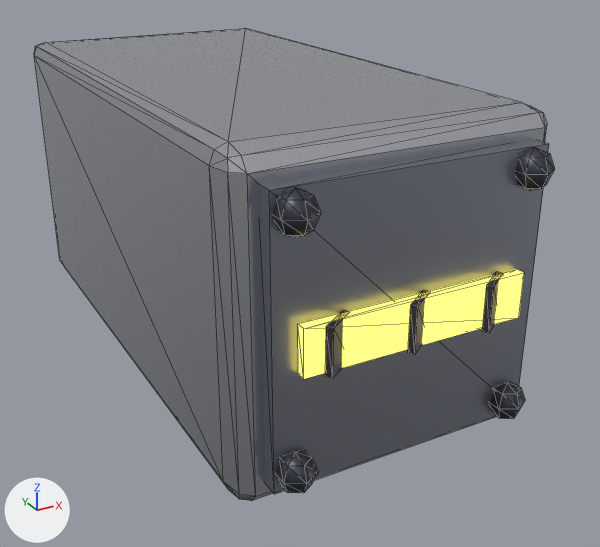
Two versions of the glTF model assets/models/tile_steel.glb, one commit apart.
One viewpoint serves both versions: a 50 mm lens placed at (-1.22, -2.64, 1.0), pointed at (0.11, -0.23, -0.21). Arrows for +X, +Y and +Z are at lower left; the lights stay in place. The picture after the commit comes second. Mesh edges are drawn as thin lines. Vertices at exactly the same position are counted once.

Objects in the first picture: 'body'.
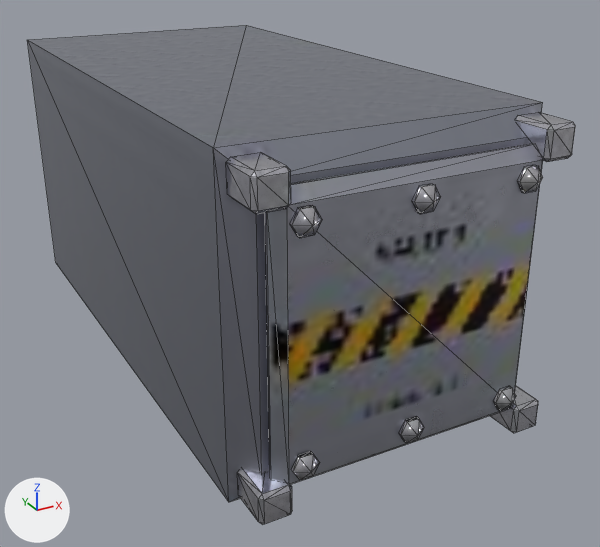
Boxes (x1, y1, x2, y2) around the edits, measured in the pictures (600 x 547 px):
'body', reshaped, rescaled
    before: (34, 28, 555, 501)
    after: (27, 25, 575, 524)
part 1 of me_cube, rebuilt
    before: (34, 28, 547, 501)
    after: (27, 25, 543, 502)
part 2 of me_cube, deleted
    before: (259, 139, 555, 494)
part 3 of me_cube, added
    after: (226, 112, 575, 524)

The edits, one by one:
Picture 'tile_steel_albedo' (img_tile_steel_albedo) is new.
Picture 'tile_steel_normal' (img_tile_steel_normal) is new.
Picture 'tile_steel_orm' (img_tile_steel_orm) is new.
Material 'tile_steel_baked' (mat_tile_steel_baked) is new.
Uses the picture img_tile_steel_albedo.
Uses the picture img_tile_steel_normal.
Uses the picture img_tile_steel_orm.
me_cube is used by ob_body; location (0.0, 0.0, 0.0); scale (1.0, 2.0, 1.0).
me_cube had 176 vertices, 312 faces and spanned x -0.5..0.5, y -0.56..0.5, z -0.5..0.5.
me_cube no longer uses material mat_m00 (light grey #ced1da).
me_cube no longer uses material mat_m01 (grey #999eaa).
me_cube no longer uses material mat_m02 (dark grey #4b4d57).
me_cube no longer uses material mat_m03 (yellow #aa953f, glowing yellow #ffed6c).
me_cube no longer uses material mat_m04 (black #27242f).
me_cube now has 210 vertices, 346 faces and spans x -0.5..0.5, y -1.107..1.0, z -0.5..0.5.
me_cube part 1: the loose piece of 56 vertices spanning x -0.5..0.5, y -0.5..0.5, z -0.5..0.5 is rebuilt with 12 vertices and now spans x -0.5..0.5, y -1.0..1.0, z -0.5..0.5, in mat_tile_steel_baked.
me_cube part 2: 9 loose pieces with 120 vertices, spanning x -0.42..0.42, y -0.56..-0.495, z -0.42..0.42, are deleted.
Part 3, on me_cube:
84 vertices are added at x -0.468..0.42, y -1.09..-0.94, z -0.48..0.48.
36 new vertices lie (0.0, 0.012, 0.0) away from vertices in x -0.38..0.38, y -1.082, z -0.375..0.375.
6 new vertices lie (-0.04, -0.025, 0.0) away from vertices in x -0.3..0.38, y -1.082, z -0.34..0.34.
32 new vertices lie (0.076, 0.0, 0.0) away from vertices in x -0.468..0.392, y -1.09..-0.94, z -0.48..0.48.
8 new vertices lie (-0.012, 0.0, 0.012) away from vertices in x -0.468..0.392, y -1.078..-0.952, z -0.48..0.38.
8 new vertices lie (0.0, 0.0, 0.076) away from vertices in x -0.48..0.38, y -1.078..-0.952, z -0.468..0.392.
8 new vertices lie (0.012, 0.0, 0.012) away from vertices in x -0.392..0.468, y -1.078..-0.952, z -0.48..0.38.
8 new vertices lie (0.0, 0.0, 0.076) away from vertices in x -0.38..0.48, y -1.078..-0.952, z -0.468..0.392.
8 new vertices lie (0.77, 0.0, 0.0) away from vertices in x -0.385, y -1.07..-0.99, z -0.42..0.42.
328 new faces join them.
me_cube gains material mat_tile_steel_baked.
Object 'body' (ob_body) is rescaled from (1.0, 2.0, 1.0) to (1.0, 1.0, 1.0).
